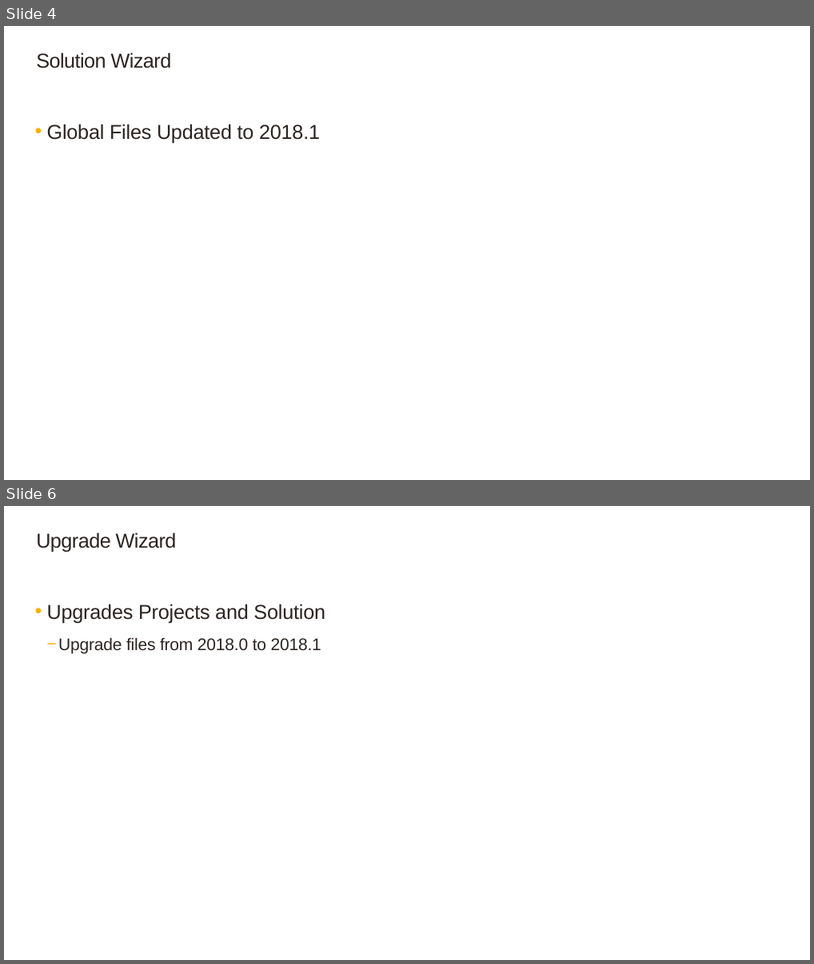
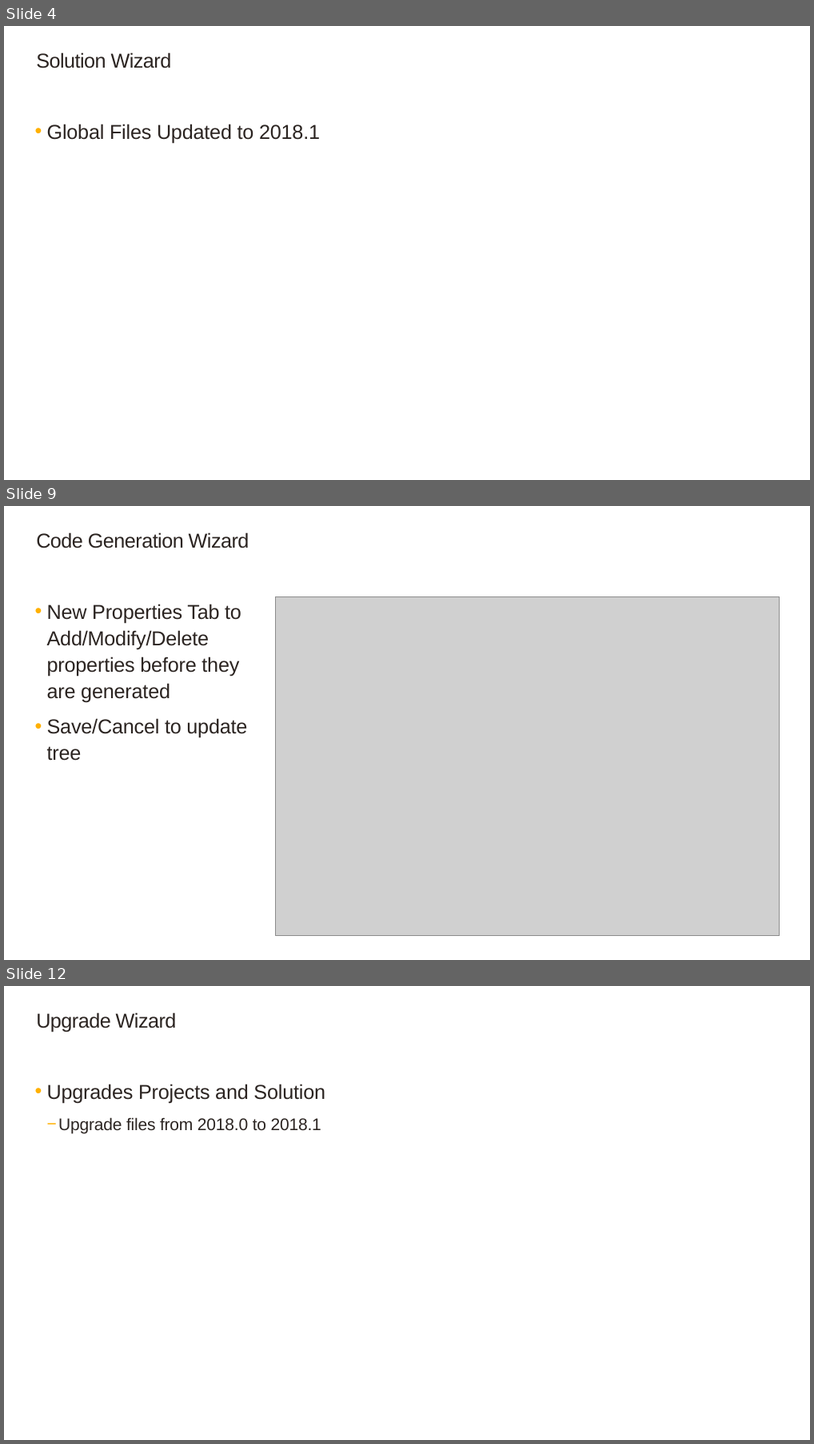
Before and after one commit to SageNADev/Sage300-SDK, a slide deck: docs/presentations/Sage300SDK_2018.1WebSDKOverview.pptx. Shown one above the other, each under a label of ours: slides 4 and 6 before the commit, slides 4, 9 and 12 after it; the slides between them are not shown. The pictures are 814x964 and 814x1444 pixels, drawn with LibreOffice and Linux fonts; fonts in the diff are those of the drawing; grey boxes stand for pictures; background and template pictures are left out. Boxes give left, top, right and bottom in pixels: in the first picture for what was removed or moved away, otherwise in the second. Text is boxed around its words. In the diff, an @@ line names an element or a change of style, - is before the commit and + after.

```diff
--- a/docs/presentations/Sage300SDK_2018.1WebSDKOverview.pptx
+++ b/docs/presentations/Sage300SDK_2018.1WebSDKOverview.pptx
@@ slide 9 added at <box>4,506,810,960</box>, background #FFFFFF @@
@@ title added at <box>36,532,250,548</box>, 24 pt, text #2B2421 @@
+Code Generation Wizard
@@ picture added at <box>276,596,780,936</box> @@
@@ text added at <box>47,604,247,760</box>, 24 pt, text #2B2421 @@
+  • New Properties Tab to Add/Modify/Delete properties before they are generated
+  • Save/Cancel to update tree
@@ what was slide 6 is now slide 12 @@
```
Also in this commit, not shown: 4 slides changed, 7 other slides added, 1 other file.
